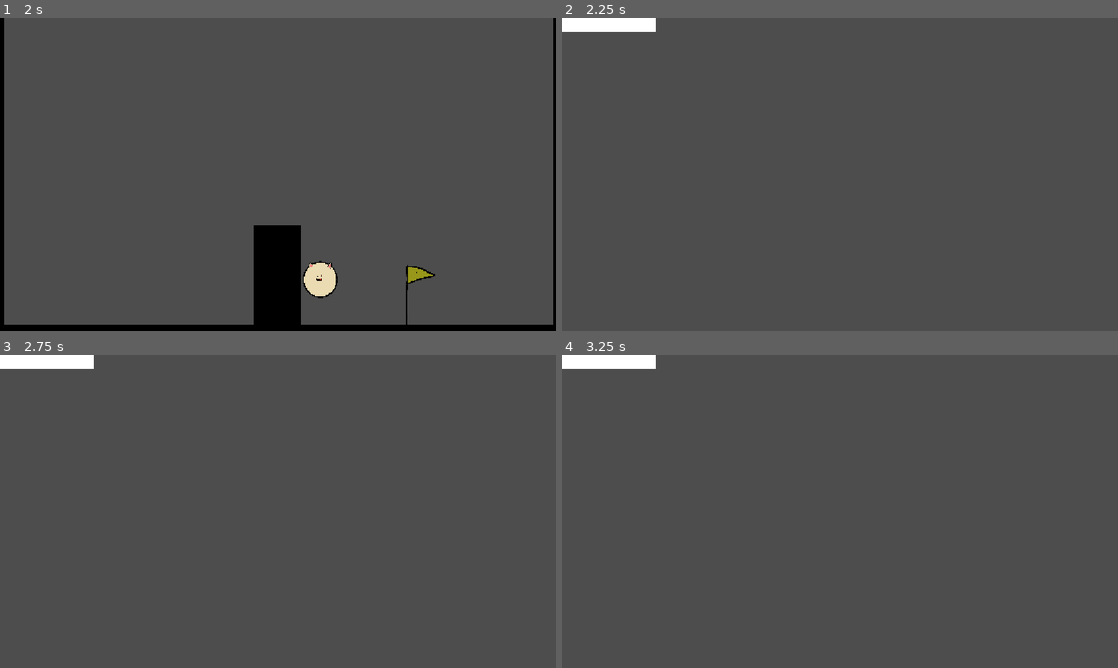
Above: before the commit, frames 1-4 (two rows, left to right).
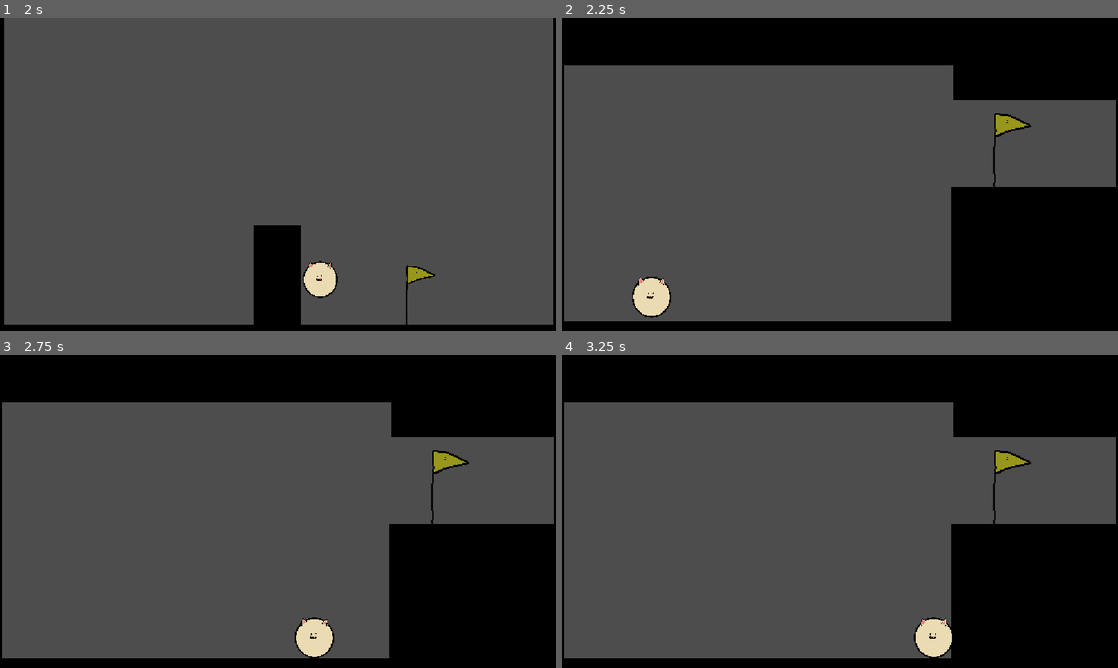
Above: after the commit, the same moments.

Repository: TGYT-Dev/haven
Game: Godot game, scene res://level1.tscn
The game is run twice, just before and just after one commit, with the same random seed, the same clock (stepped at 60 frames per second) and the same inputs.
Inputs:
- Up to frame 1 (2 s): tap Enter (ui_accept) at 0.5, 0.77, 1.52 s; hold Right (ui_right) 0.53-1.28 s; hold Left (ui_left) from 1.28 s (still down)
- Up to frame 2 (2.25 s): release Left (ui_left) at 2.03 s; hold Right (ui_right) from 2.03 s (still down)
- Up to frame 3 (2.75 s): keep holding Right (ui_right)
- Up to frame 4 (3.25 s): keep holding Right (ui_right); tap Enter (ui_accept) at 3.02 s

Frame 1 is identical in both runs. In frame 2, 36% of the frame differs, in the area x 0-100%, y 0-100%; in frame 3, 36%; in frame 4, 36%.

Commit message:
skjf;lkajs

Diff:
--- a/level2.tscn
+++ b/level2.tscn
@@ -1,4 +1,7 @@
 [gd_scene format=3 uid="uid://daulii82npn80"]
+
+[ext_resource type="PackedScene" uid="uid://b1mxc2ue2nofi" path="res://cat_ball.tscn" id="1_y0xe8"]
+[ext_resource type="PackedScene" uid="uid://ct5a4rlw16ir5" path="res://level_restart.tscn" id="2_r40rm"]
 
 [sub_resource type="RectangleShape2D" id="RectangleShape2D_ocsrq"]
 size = Vector2(200, 12)
@@ -27,6 +30,7 @@
 offset_top = -174.0
 offset_right = 194.0
 offset_bottom = -134.0
+color = Color(0, 0, 0, 1)
 
 [node name="CollisionShape2D" type="CollisionShape2D" parent="StaticBody2D" unique_id=1258713941]
 position = Vector2(1, -4)
@@ -57,27 +61,43 @@
 offset_top = -10.0
 offset_right = 192.0
 offset_bottom = 30.0
+color = Color(0, 0, 0, 1)
 
 [node name="ColorRect2" type="ColorRect" parent="StaticBody2D" unique_id=1436796489]
 offset_left = 93.0
 offset_top = -75.0
 offset_right = 192.0
 offset_bottom = 13.0
+color = Color(0, 0, 0, 1)
 
 [node name="ColorRect4" type="ColorRect" parent="StaticBody2D" unique_id=447607214]
 offset_left = -115.0
 offset_top = -152.0
 offset_right = -95.0
 offset_bottom = -2.0
+color = Color(0, 0, 0, 1)
 
 [node name="ColorRect5" type="ColorRect" parent="StaticBody2D" unique_id=567614633]
 offset_left = 94.0
 offset_top = -157.0
 offset_right = 194.0
 offset_bottom = -117.0
+color = Color(0, 0, 0, 1)
 
 [node name="ColorRect6" type="ColorRect" parent="StaticBody2D" unique_id=352704742]
 offset_left = 173.0
 offset_top = -135.0
 offset_right = 194.0
 offset_bottom = 30.0
+color = Color(0, 0, 0, 1)
+
+[node name="CharacterBody2D" parent="." unique_id=1670838889 instance=ExtResource("1_y0xe8")]
+position = Vector2(-53, -21)
+
+[node name="Camera2D" type="Camera2D" parent="." unique_id=1364404713]
+position = Vector2(39, -81)
+zoom = Vector2(4.275, 4.275)
+
+[node name="Area2D" parent="." unique_id=1451696298 instance=ExtResource("2_r40rm")]
+position = Vector2(124.99999, -98.99999)
+scale = Vector2(0.045, 0.045)
--- a/level3.tscn
+++ b/level3.tscn
@@ -1,4 +1,7 @@
 [gd_scene format=3 uid="uid://cfk872mkxpjma"]
+
+[ext_resource type="PackedScene" uid="uid://b1mxc2ue2nofi" path="res://cat_ball.tscn" id="1_o2ccw"]
+[ext_resource type="PackedScene" uid="uid://ct5a4rlw16ir5" path="res://level_restart.tscn" id="2_qrujo"]
 
 [sub_resource type="RectangleShape2D" id="RectangleShape2D_wm5k8"]
 size = Vector2(323.75, 10)
@@ -123,3 +126,14 @@
 offset_right = 7.4793396
 offset_bottom = 25.0
 rotation = -1.5707964
+
+[node name="CharacterBody2D" parent="." unique_id=1670838889 instance=ExtResource("1_o2ccw")]
+position = Vector2(-48, -18)
+
+[node name="Area2D" parent="." unique_id=1451696298 instance=ExtResource("2_qrujo")]
+position = Vector2(203.99998, -29.999998)
+scale = Vector2(0.045, 0.045)
+
+[node name="Camera2D" type="Camera2D" parent="Area2D" unique_id=327331108]
+position = Vector2(-2844.444, -533.3334)
+zoom = Vector2(3.785, 3.785)
